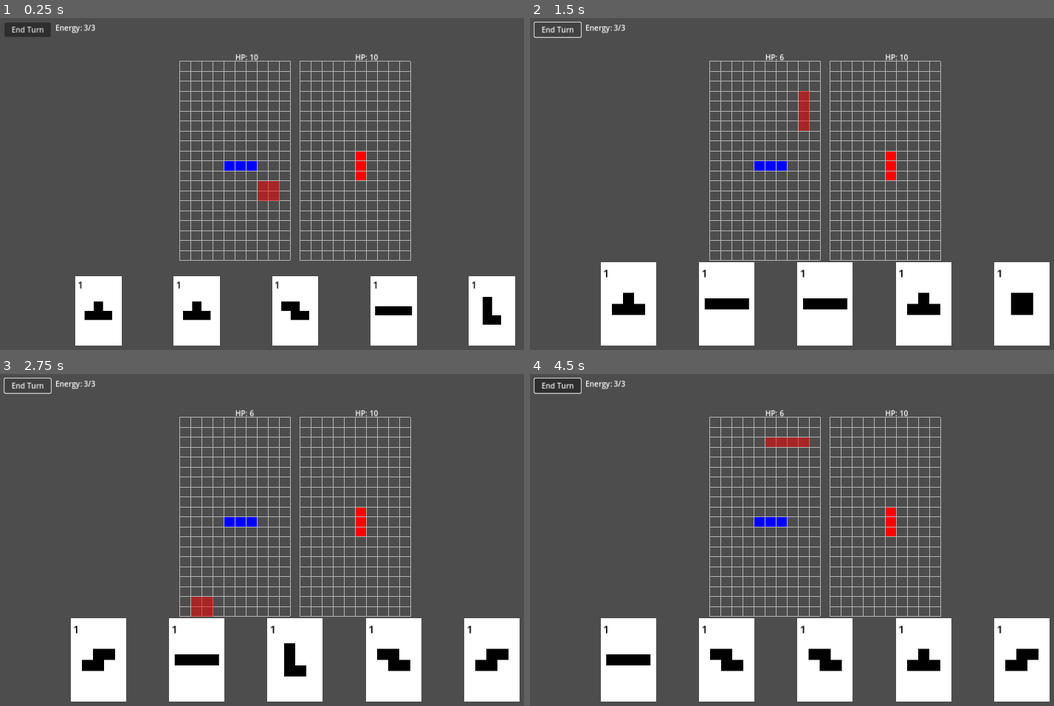
Above: before the commit, frames 1-4 (two rows, left to right).
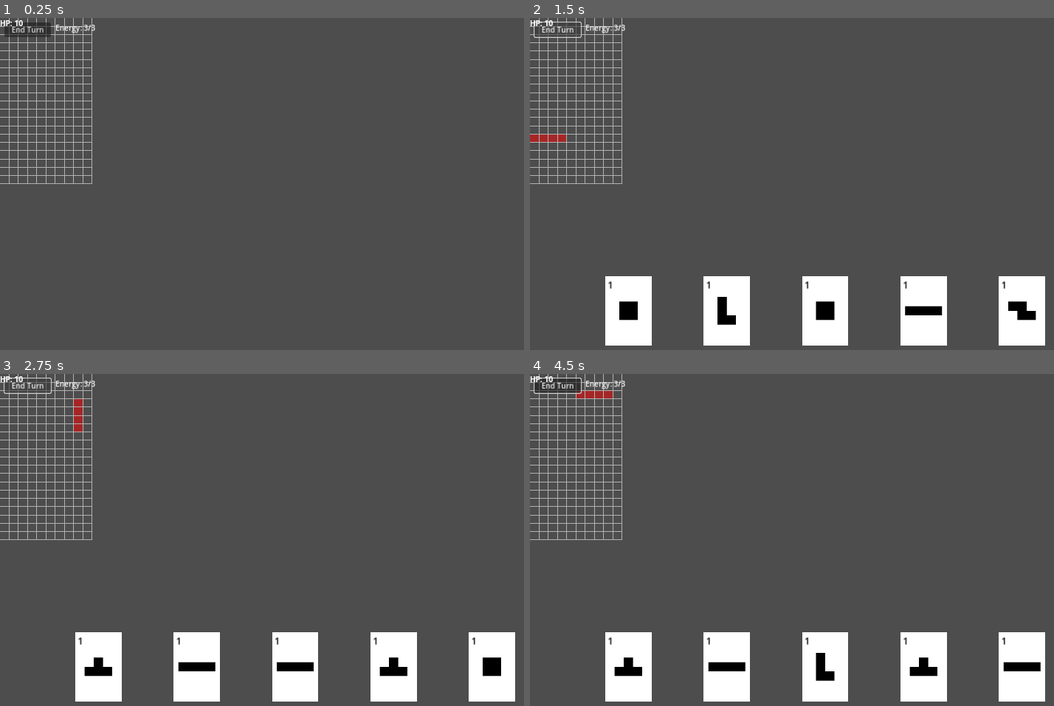
Above: after the commit, the same moments.

Repository: dBinet/SquirrelAttack
Game: Godot game, scene res://scenes/Main.tscn
Two runs of this game, one before a commit and one after it. Both use one fixed random seed, a clock stepped at 60 frames per second and the inputs below.
Inputs (mouse positions are in pixels of both pictures, inside the frame that each line leads up to):
- Up to frame 1 (0.25 s): no input
- Up to frame 2 (1.5 s): click "End Turn" at 0.5 s; click "End Turn" at 1.25 s
- Up to frame 3 (2.75 s): click "End Turn" at 2 s
- Up to frame 4 (4.5 s): tap Enter at 2.75, 4.25 s; move the mouse to (954, 523) at 2.77 s; click (954, 523) at 2.92 s; tap Space at 3.5 s; drag from (708, 556) to (797, 606) at 3.52 s; move the mouse to (886, 466) at 4.27 s; click (886, 466) at 4.42 s

The runs differ from the first frame. In frame 1, 15% of the frame differs, in the area x 0-99%, y 0-99%; in frame 2, 11%; in frame 3, 12%; in frame 4, 12%.
Error after the commit: Parse Error: Cannot infer the type of "offset_x" variable because the value doesn't have a set type. (res://scripts/CharacterData.gd:110)

Commit message:
Allow negative positions for character shapes

Diff:
--- a/scripts/CharacterData.gd
+++ b/scripts/CharacterData.gd
@@ -76,10 +76,43 @@
     var base_size := float(desc.get("size", 64))
     var size := int(GRID.CELL_SIZE * GRID.COLS)
     var ratio := float(size) / base_size
+
+    var min_x := 0.0
+    var min_y := 0.0
+    var shapes: Array = desc.get("shapes", [])
+    if shapes is Array:
+        var first := true
+        for s in shapes:
+            if s is Dictionary:
+                match String(s.get("type", "")):
+                    "rect":
+                        var p: Array = s.get("position", [0, 0])
+                        if first:
+                            min_x = float(p[0])
+                            min_y = float(p[1])
+                            first = false
+                        else:
+                            min_x = min(min_x, float(p[0]))
+                            min_y = min(min_y, float(p[1]))
+                    "circle":
+                        var c: Array = s.get("center", [0, 0])
+                        var rad: float = float(s.get("radius", 0))
+                        var cx := float(c[0]) - rad
+                        var cy := float(c[1]) - rad
+                        if first:
+                            min_x = cx
+                            min_y = cy
+                            first = false
+                        else:
+                            min_x = min(min_x, cx)
+                            min_y = min(min_y, cy)
+
+    var offset_x := -min(0.0, min_x)
+    var offset_y := -min(0.0, min_y)
+
     var img := Image.create(size, size, false, Image.FORMAT_RGBA8)
     var base_col := _to_color(desc.get("base_color", [0, 0, 0, 0]))
     img.fill(base_col)
-    var shapes: Array = desc.get("shapes", [])
     if shapes is Array:
         for s in shapes:
             if s is Dictionary:
@@ -87,13 +120,13 @@
                 match String(s.get("type", "")):
                     "circle":
                         var c_arr: Array = s.get("center", [size / 2, size / 2])
-                        var ctr := Vector2(float(c_arr[0]) * ratio, float(c_arr[1]) * ratio)
+                        var ctr := Vector2((float(c_arr[0]) + offset_x) * ratio, (float(c_arr[1]) + offset_y) * ratio)
                         var rad := int(float(s.get("radius", 0)) * ratio)
                         _draw_circle(img, ctr, rad, col)
                     "rect":
                         var p_arr: Array = s.get("position", [0, 0])
                         var sz_arr: Array = s.get("size", [1, 1])
-                        var pos := Vector2i(int(round(float(p_arr[0]) * ratio)), int(round(float(p_arr[1]) * ratio)))
+                        var pos := Vector2i(int(round((float(p_arr[0]) + offset_x) * ratio)), int(round((float(p_arr[1]) + offset_y) * ratio)))
                         var sz := Vector2i(int(round(float(sz_arr[0]) * ratio)), int(round(float(sz_arr[1]) * ratio)))
                         _draw_rect(img, pos, sz, col)
     return ImageTexture.create_from_image(img)
@@ -115,10 +148,10 @@
     var desc: Dictionary = _characters[name]
     var scale := float(GRID.CELL_SIZE * GRID.COLS) / float(desc.get("size", 1))
     var size_px := float(GRID.CELL_SIZE * GRID.COLS)
-    var min_x := size_px
-    var min_y := size_px
-    var max_x := 0
-    var max_y := 0
+    var min_x := INF
+    var min_y := INF
+    var max_x := -INF
+    var max_y := -INF
     var shapes: Array = desc.get("shapes", [])
     if shapes is Array:
         for s in shapes:
@@ -146,11 +179,20 @@
                         min_y = min(min_y, y0)
                         max_x = max(max_x, x1)
                         max_y = max(max_y, y1)
+    if min_x == INF:
+        min_x = 0
+    if min_y == INF:
+        min_y = 0
+
+    var translation_x := -min(0.0, min_x)
+    var translation_y := -min(0.0, min_y)
+
     var size := Vector2(max_x - min_x, max_y - min_y)
     _bounds[name] = size
 
     var img_size: float = float(GRID.CELL_SIZE * GRID.COLS)
-    var center := Vector2((min_x + max_x) / 2.0, (min_y + max_y) / 2.0)
+    var center := Vector2((min_x + max_x) / 2.0 + translation_x,
+        (min_y + max_y) / 2.0 + translation_y)
     var raw_offset := Vector2(img_size / 2.0 - center.x, img_size / 2.0 - center.y)
     var cell := float(GRID.CELL_SIZE)
     var offset := Vector2(round(raw_offset.x / cell) * cell,
@@ -195,8 +237,10 @@
         min_x = 0
     if min_y == INF:
         min_y = 0
+    var translation_x := -min(0.0, min_x)
+    var translation_y := -min(0.0, min_y)
     var cell := float(GRID.CELL_SIZE)
-    var offset := Vector2(round(-min_x / cell) * cell, round(-min_y / cell) * cell)
+    var offset := Vector2(round(translation_x / cell) * cell, round(translation_y / cell) * cell)
     _top_left_offsets[name] = offset
     return offset
 
